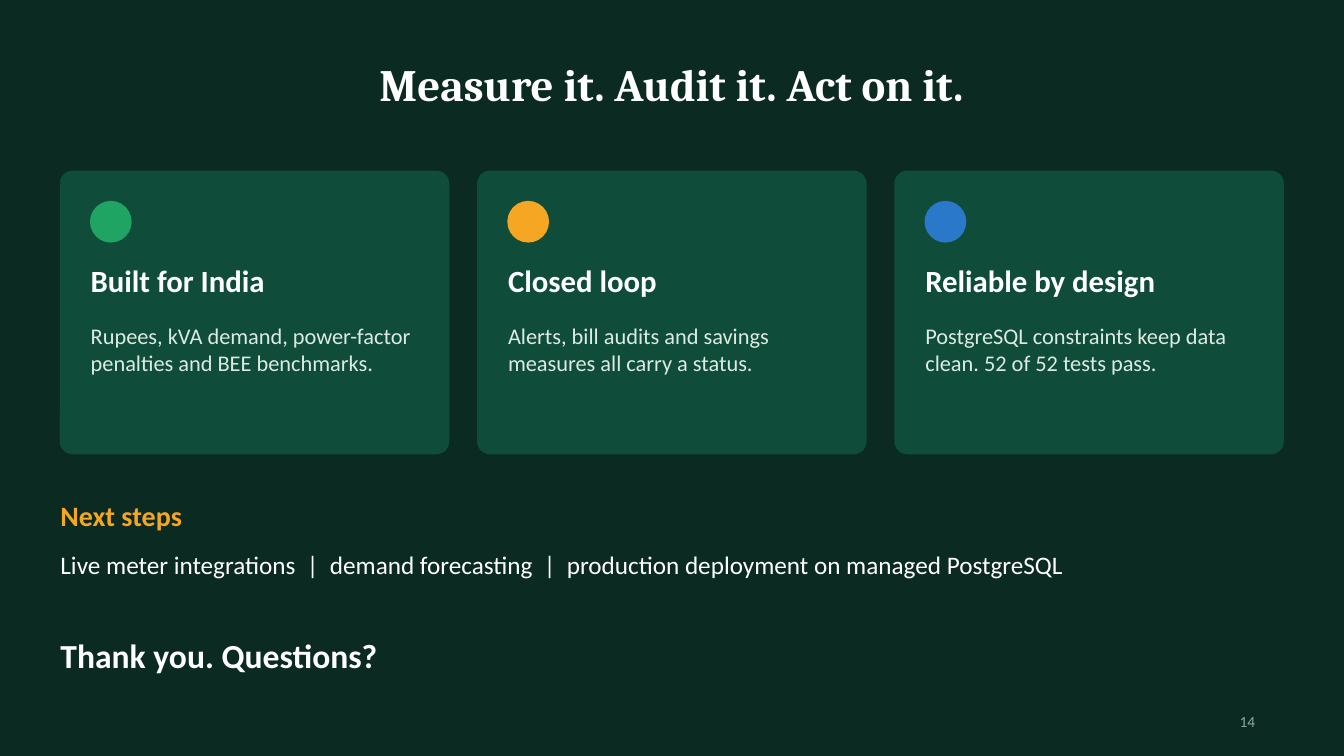
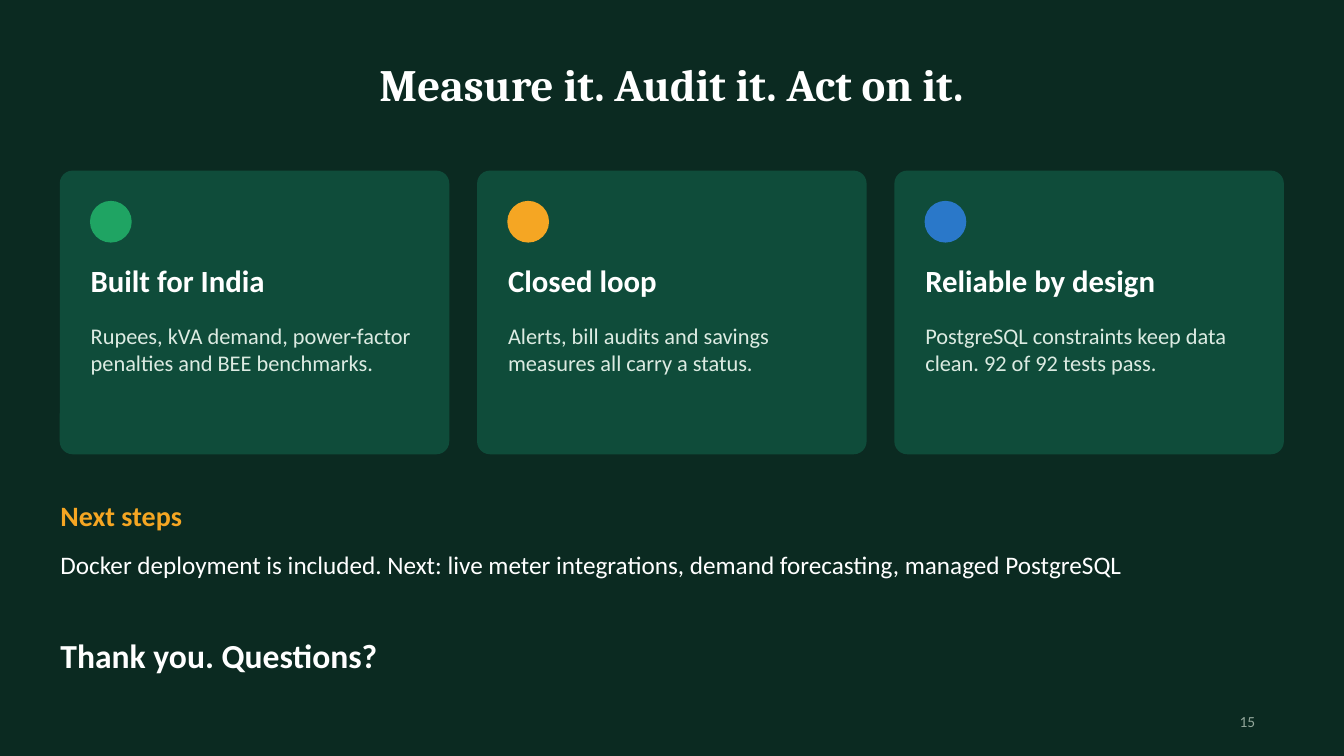
Before and after one commit to Priyanshu2068/mca2-fsdpython-greengrid, a slide deck: slide 15 of docs/GreenGrid_Presentation_v3.pptx (slide 14 before the commit). Drawn at 1344x756 pixels with LibreOffice and Linux fonts; fonts in the diff are those of the drawing. Boxes give left, top, right and bottom in pixels: in the first picture for what was removed or moved away, otherwise in the second. Text is boxed around its words. In the diff, an @@ line names an element or a change of style, - is before the commit and + after.

Commit message:
docs: document post-release enhancements and refresh the presentation
Updates the test report (92 tests), architecture (role rules, deployment view),
user stories (P02-EN01 to EN09) and README. The deck now has 15 slides: the
client slide lists all 8 pages, a new 'Who can do what' slide shows the role
matrix, stats and closing text use the current numbers, and layout defects on
the ingestion, schema and data-spine slides are fixed.

```diff
--- a/docs/GreenGrid_Presentation_v3.pptx
+++ b/docs/GreenGrid_Presentation_v3.pptx
@@ text at [925,328,1226,375]: text changed @@
-PostgreSQL constraints keep data clean. 52 of 52 tests pass.
+PostgreSQL constraints keep data clean. 92 of 92 tests pass.
@@ text at [60,556,1121,579]: text changed @@
-Live meter integrations | demand forecasting | production deployment on managed PostgreSQL
+Docker deployment is included. Next: live meter integrations, demand forecasting, managed PostgreSQL
@@ page number at [1240,717,1256,727]: text changed @@
-14
+15
```
Also in this commit, not shown: 7 other slides changed, 1 slide added, 4 other files.
